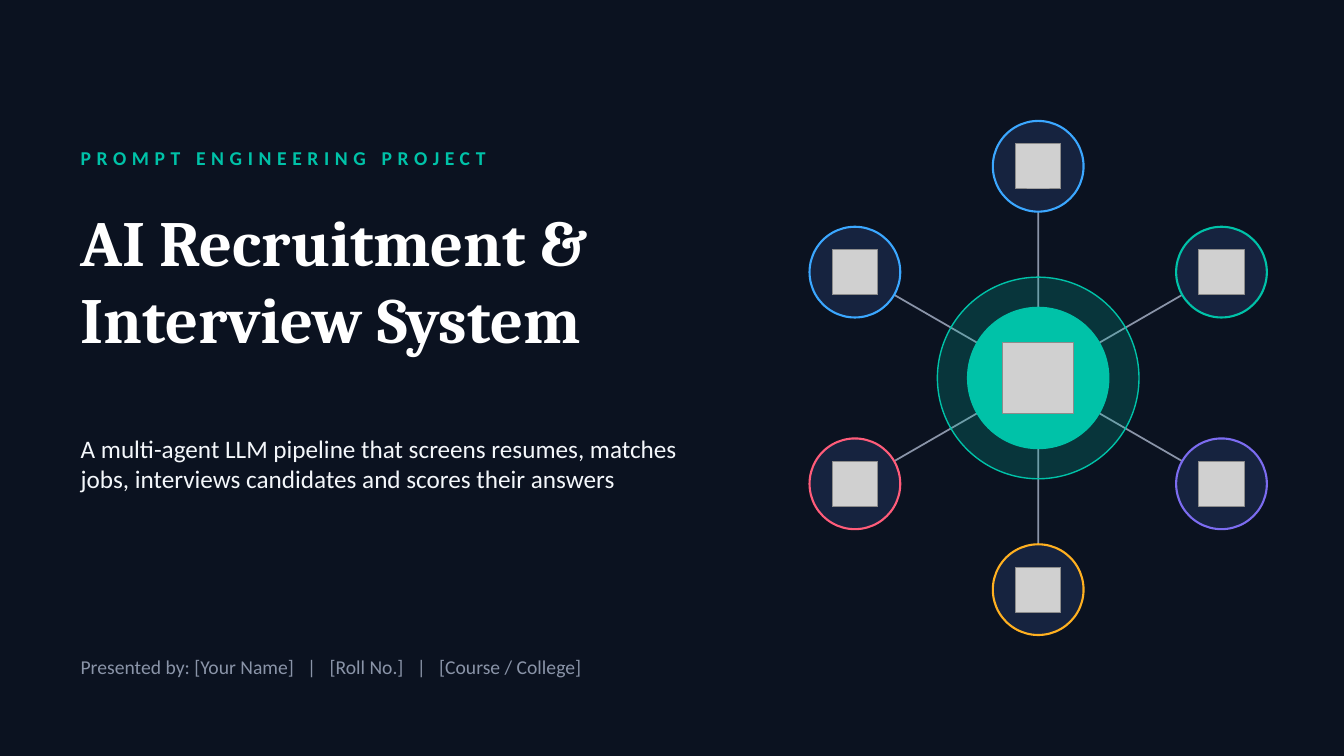
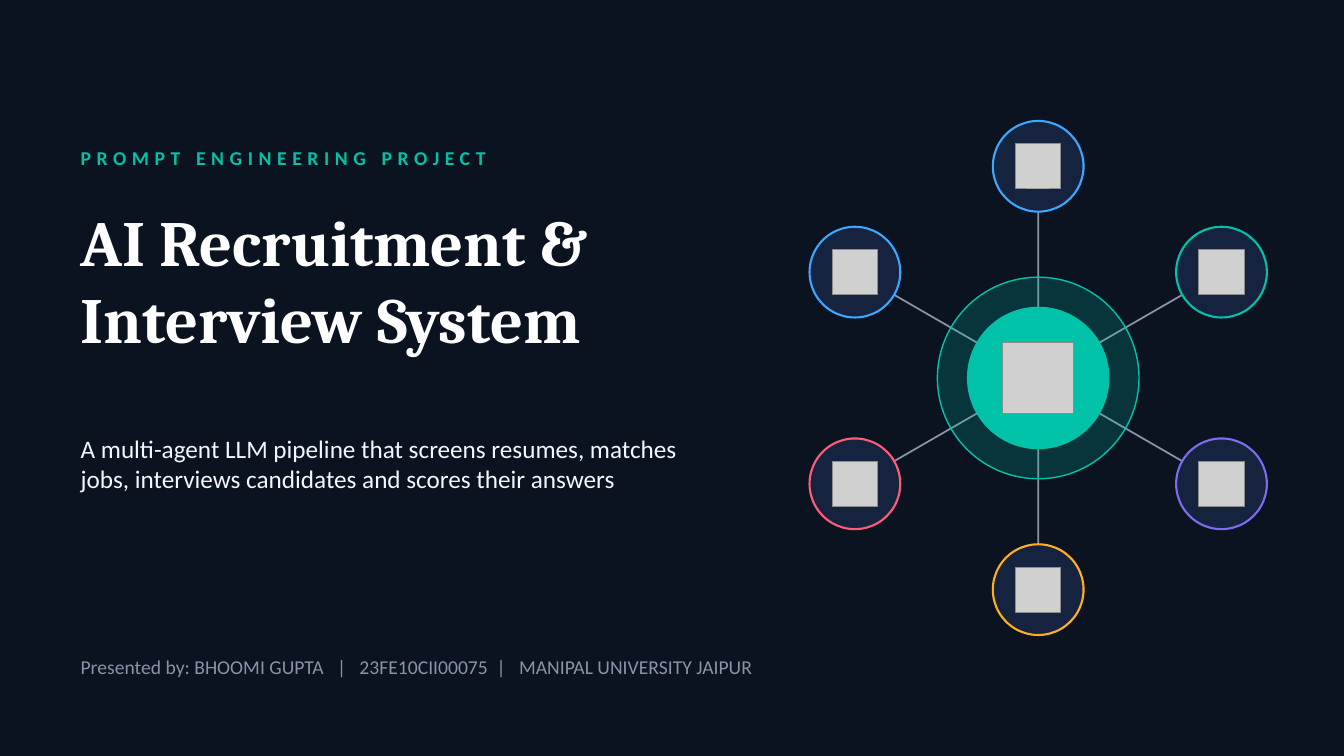
Before and after one commit to jetflox/AI-INTERVIEWING-SYSTEM-, a slide deck: slide 1 of AI_Recruitment_Interview_System.pptx. Drawn at 1344x756 pixels with LibreOffice and Linux fonts; fonts in the diff are those of the drawing; grey boxes stand for pictures. Boxes give left, top, right and bottom in pixels: in the first picture for what was removed or moved away, otherwise in the second. Text is boxed around its words. In the diff, an @@ line names an element or a change of style, - is before the commit and + after.

```diff
--- a/AI_Recruitment_Interview_System.pptx
+++ b/AI_Recruitment_Interview_System.pptx
@@ text at (x1=81, y1=660, x2=752, y2=677): text changed @@
-Presented by: [Your Name] | [Roll No.] | [Course / College]
+Presented by: BHOOMI GUPTA | 23FE10CII00075 | MANIPAL UNIVERSITY JAIPUR
```
Also in this commit, not shown: 6 other slides changed.
